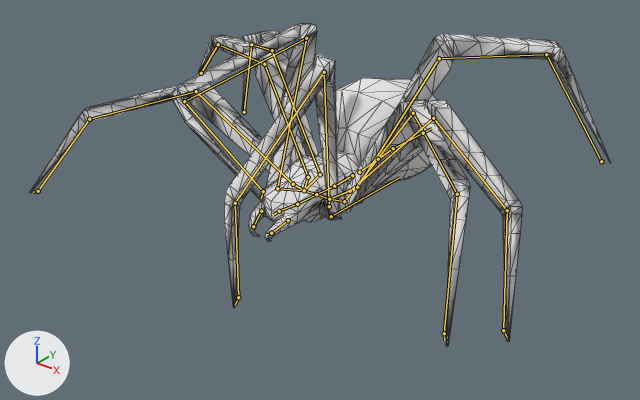
The Blender file rigs/spider/animation-spider-walk.blend, before and after one commit.
One viewpoint serves both versions: a 50 mm lens placed at (2.27, -2.92, 1.88), pointed at (0.01, -0.1, 0.13). Arrows for +X, +Y and +Z are at lower left; the lights stay in place. The first picture is the older version. Both versions are drawn at frame 6 of the action 'Walk'; the numbers are the values there. The bones that bend it are drawn over the model as lines. Mesh edges are drawn as thin lines.

The first picture shows 'Spider Model'.
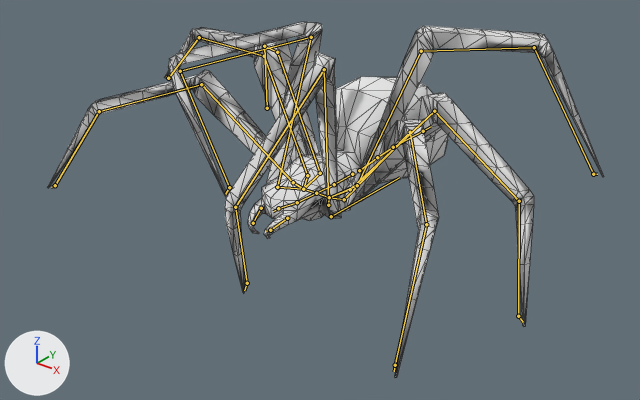
Commit message: Fix looping animations by moving start to 0

Pixel boxes (x1, y1, x2, y2) of what changed, in the pictures (640 x 400 px):
'Spider Model', posed (11% taller)
    before: (29, 24, 611, 346)
    after: (47, 22, 604, 378)

What the commit changed:
Bone 'DRV_leg_a_l' (bone_drv_leg_a_l) moves from (0.055, -0.811, 0.218) to (0.054, -0.925, 0.205).
Bone 'DRV_leg_b_l' (bone_drv_leg_b_l) moves from (-0.055, -0.387, 0.155) to (0.125, -0.283, 0.198).
Bone 'DRV_leg_c_l' (bone_drv_leg_c_l) moves from (0.24, -0.414, 0.02) to (0.112, -0.417, -0.005).
Bone 'DRV_leg_d_l' (bone_drv_leg_d_l) moves from (-0.183, -0.17, 0.272) to (0.024, -0.288, 0.279).
Bone 'DRV_leg_a_r' (bone_drv_leg_a_r) moves from (0.217, -1.197, 0.13) to (0.261, -1.048, 0.151).
Bone 'DRV_leg_b_r' (bone_drv_leg_b_r) moves from (0.165, -0.219, -0.078) to (0.221, -0.293, -0.111).
Bone 'DRV_leg_c_r' (bone_drv_leg_c_r) moves from (0.6, -0.158, 0.212) to (0.352, -0.173, 0.293).
Bone 'DRV_leg_d_r' (bone_drv_leg_d_r) moves from (-0.049, 0.054, -0.016) to (0.097, 0.107, 0.001).
